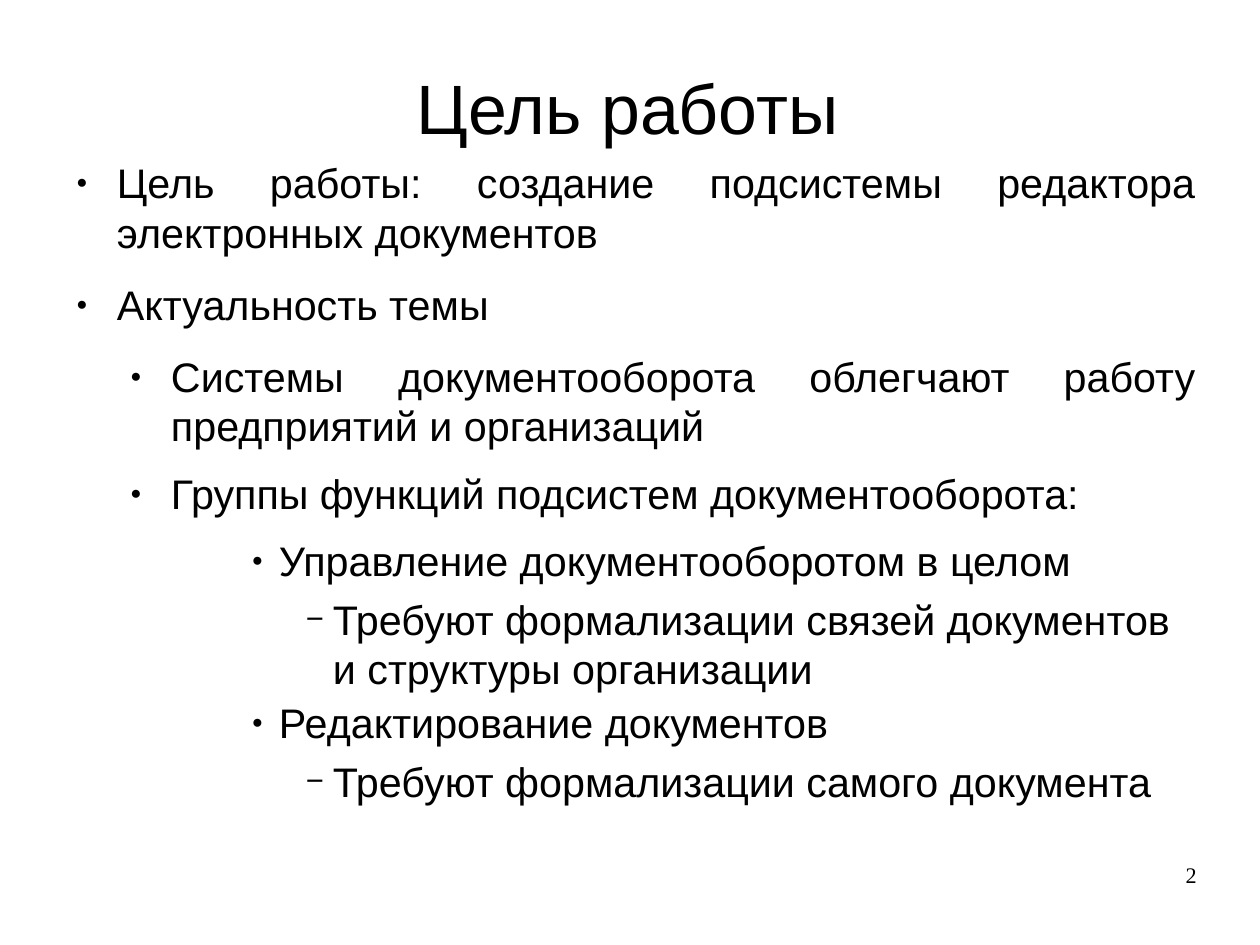
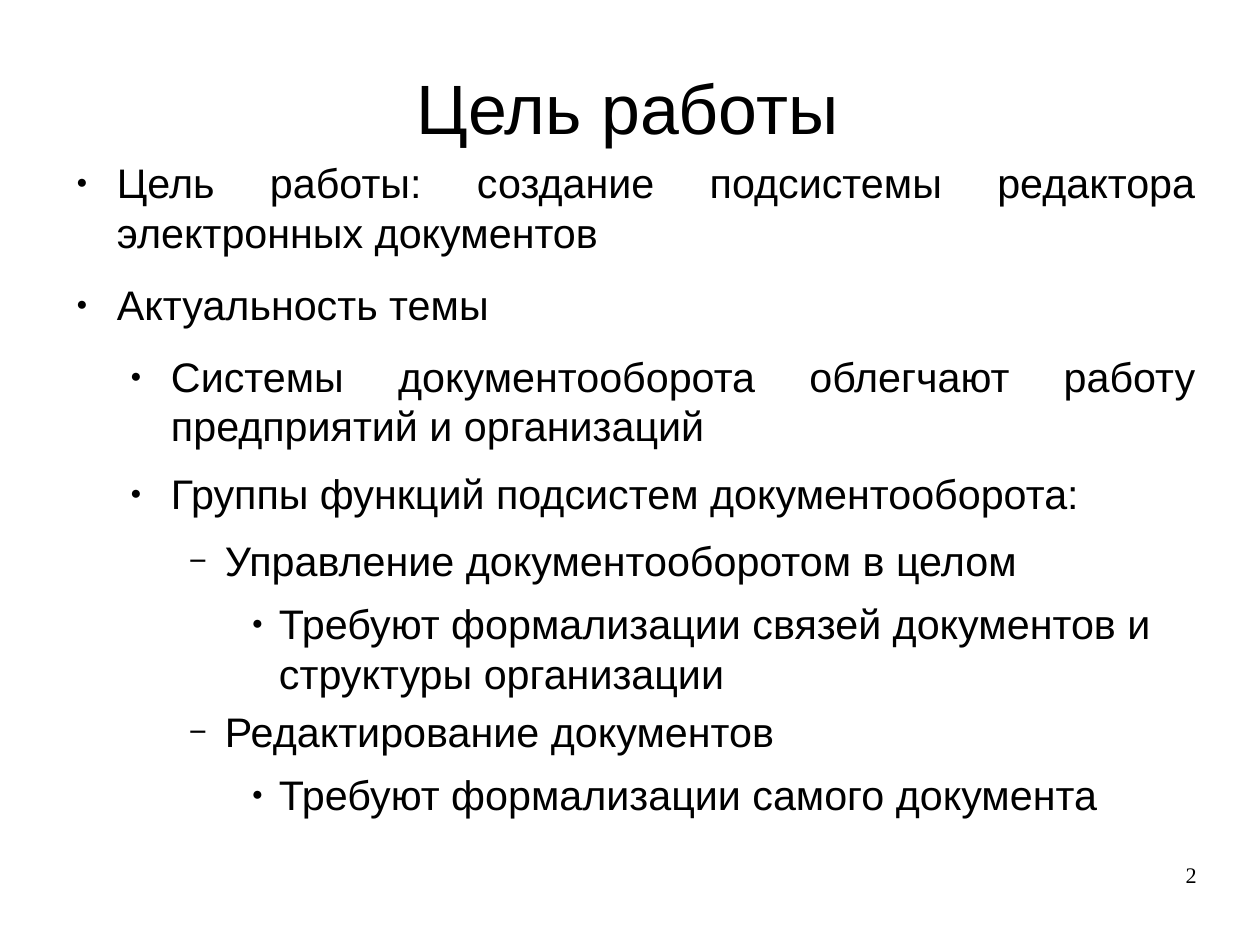
Before and after one commit to aeremenok/a-team-777, a slide deck: slide 2 of diploma/eav/diploma/demo.odp. Drawn at 1260x945 pixels with LibreOffice and Linux fonts; fonts in the diff are those of the drawing. Boxes give left, top, right and bottom in pixels: in the first picture for what was removed or moved away, otherwise in the second. Text is boxed around its words. In the diff, an @@ line names an element or a change of style, - is before the commit and + after.

```diff
--- a/diploma/eav/diploma/demo.odp
+++ b/diploma/eav/diploma/demo.odp
@@ text at (x1=225, y1=546, x2=1150, y2=818): bullet ● to −; list level 4 to 3 in "Управление документооборотом в целом"; bullet − to ●; list level 5 to 4 in "Требуют формализации связей документов и ..."; list level 4 to 3 in "Редактирование документов"; list level 5 to 4 in "Требуют формализации самого документа" @@
```
Also in this commit, not shown: 7 other slides changed, 2 other files.
